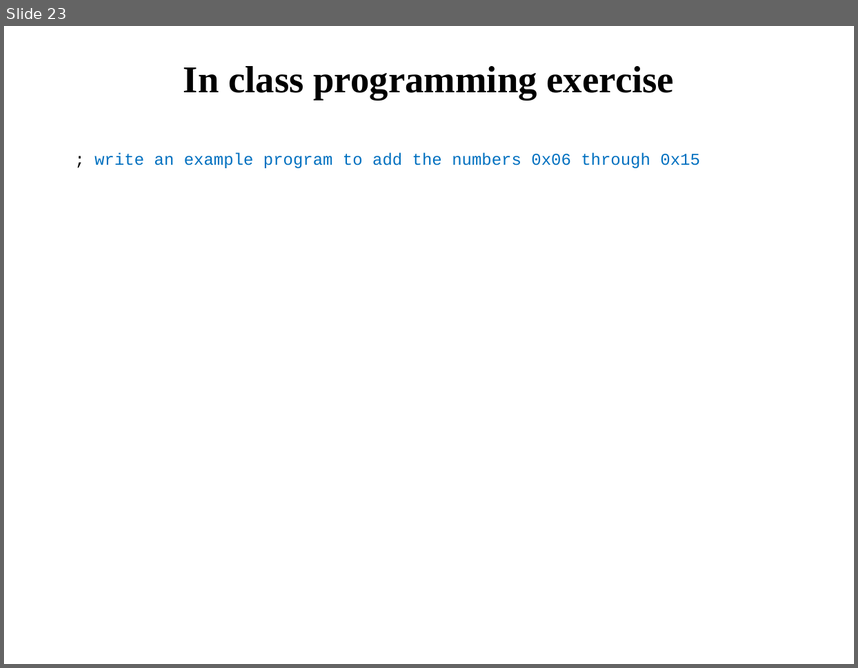
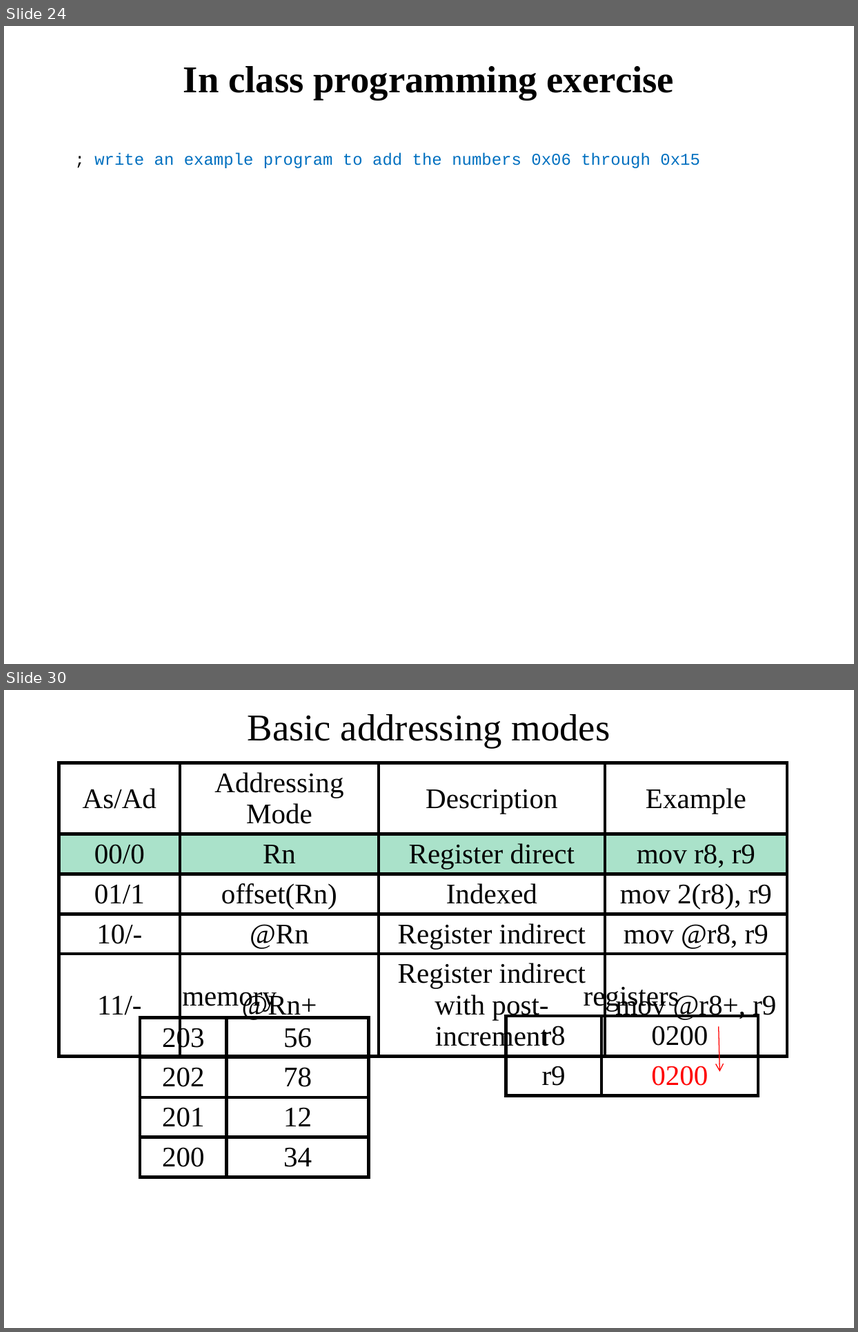
Before and after one commit to pw4rn3r/ECE382, a slide deck: notes/L4/Lsn4.pptx. Shown one above the other, each under a label of ours: slide 23 before the commit, slides 24 and 30 after it; the slides between them are not shown. The pictures are 858x668 and 858x1332 pixels, drawn with LibreOffice and Linux fonts; fonts in the diff are those of the drawing. Boxes give left, top, right and bottom in pixels: in the first picture for what was removed or moved away, otherwise in the second. Text is boxed around its words. In the diff, an @@ line names an element or a change of style, - is before the commit and + after.

```diff
--- a/notes/L4/Lsn4.pptx
+++ b/notes/L4/Lsn4.pptx
@@ slide 30 added at [4, 690, 854, 1328], background #FFFFFF @@
@@ title added at [248, 714, 611, 747], 32 pt, text #000000 @@
+Basic addressing modes
@@ table added at [59, 763, 787, 1054], 5 rows, 4 columns @@
+As/Ad | Addressing Mode | Description | Example
+00/0 | Rn | Register direct | mov r8, r9
+01/1 | offset(Rn) | Indexed | mov 2(r8), r9
+10/- | @Rn | Register indirect | mov @r8, r9
+11/- | @Rn+ | Register indirect with post-increment | mov @r8+, r9
@@ text added at [182, 992, 277, 1010], 24 pt, text #000000 @@
+memory
@@ text added at [584, 983, 680, 1010], 24 pt, text #000000 @@
+registers
@@ table added at [140, 1017, 369, 1170], 4 rows, 2 columns @@
+203 | 56
+202 | 78
+201 | 12
+200 | 34
@@ table added at [506, 1016, 757, 1088], 2 rows, 2 columns @@
+r8 | 0200
+r9 | 0200
@@ arrow added from (719, 1027) to (720, 1072), #FF0000 0.75 pt @@
@@ what was slide 23 is now slide 24 @@
```
Also in this commit, not shown: 32 other slides added, 6 other files.
